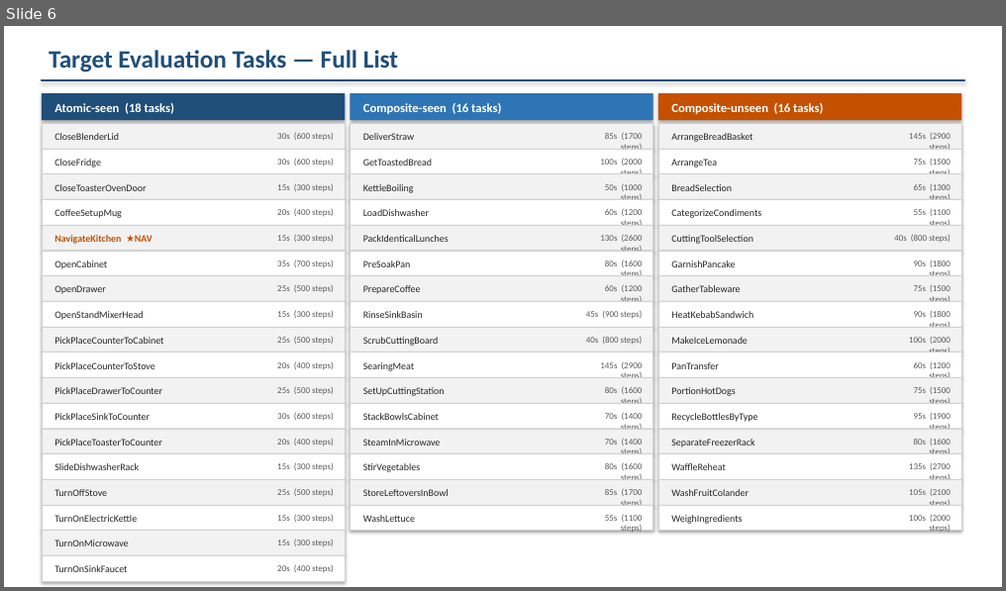
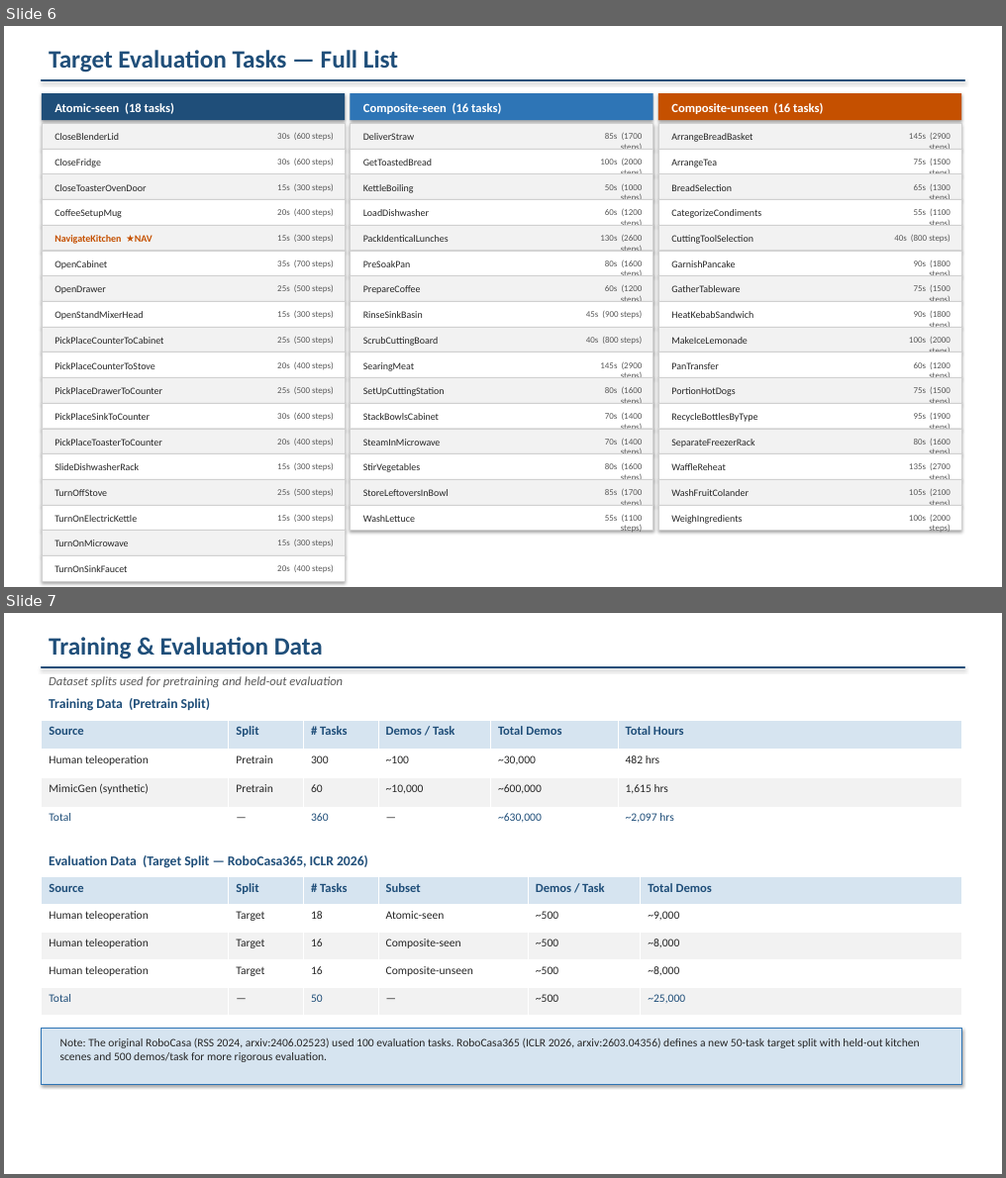
Before and after one commit to akira398/robocasa, a slide deck: robocasa_slides.pptx. Shown one above the other, each under a label of ours: slide 6 before the commit, slides 6 and 7 after it. The pictures are 1006x591 and 1006x1178 pixels, drawn with LibreOffice and Linux fonts; fonts in the diff are those of the drawing. Boxes give left, top, right and bottom in pixels: in the first picture for what was removed or moved away, otherwise in the second. Text is boxed around its words. In the diff, an @@ line names an element or a change of style, - is before the commit and + after.

```diff
--- a/robocasa_slides.pptx
+++ b/robocasa_slides.pptx
@@ slide 7 added at [4, 613, 1002, 1174], background #FFFFFF @@
@@ text added at [49, 637, 323, 660], 24 pt, text #1F4E79, bold @@
+Training & Evaluation Data
@@ rectangle added at [42, 666, 964, 667], outline #1F4E79 1.5 pt @@
@@ text added at [49, 676, 343, 687], 12 pt, text #595959, italic @@
+Dataset splits used for pretraining and held-out evaluation
@@ text added at [49, 698, 210, 711], 13 pt, text #1F4E79, bold @@
+Training Data (Pretrain Split)
@@ table added at [42, 720, 962, 836], 4 rows, 6 columns @@
+Source | Split | # Tasks | Demos / Task | Total Demos | Total Hours
+Human teleoperation | Pretrain | 300 | ~100 | ~30,000 | 482 hrs
+MimicGen (synthetic) | Pretrain | 60 | ~10,000 | ~600,000 | 1,615 hrs
+Total | — | 360 | — | ~630,000 | ~2,097 hrs
@@ table added at [42, 877, 962, 1016], 5 rows, 6 columns @@
+Source | Split | # Tasks | Subset | Demos / Task | Total Demos
+Human teleoperation | Target | 18 | Atomic-seen | ~500 | ~9,000
+Human teleoperation | Target | 16 | Composite-seen | ~500 | ~8,000
+Human teleoperation | Target | 16 | Composite-unseen | ~500 | ~8,000
+Total | — | 50 | — | ~500 | ~25,000
@@ text added at [49, 856, 368, 868], 13 pt, text #1F4E79, bold @@
+Evaluation Data (Target Split — RoboCasa365, ICLR 2026)
@@ rectangle added at [42, 1029, 962, 1084], fill #D6E4F0, outline #2E75B6 0.75 pt @@
@@ text added at [60, 1039, 919, 1062], 11 pt, text #262626 @@
+Note: The original RoboCasa (RSS 2024, arxiv:2406.02523) used 100 evaluation tasks. RoboCasa365 (ICLR 2026, arxiv:2603.04356) defines a new 50-task target split with held-out kitchen scenes and 500 demos/task for more rigorous evaluation.
```
Also in this commit, not shown: 1 other file.
